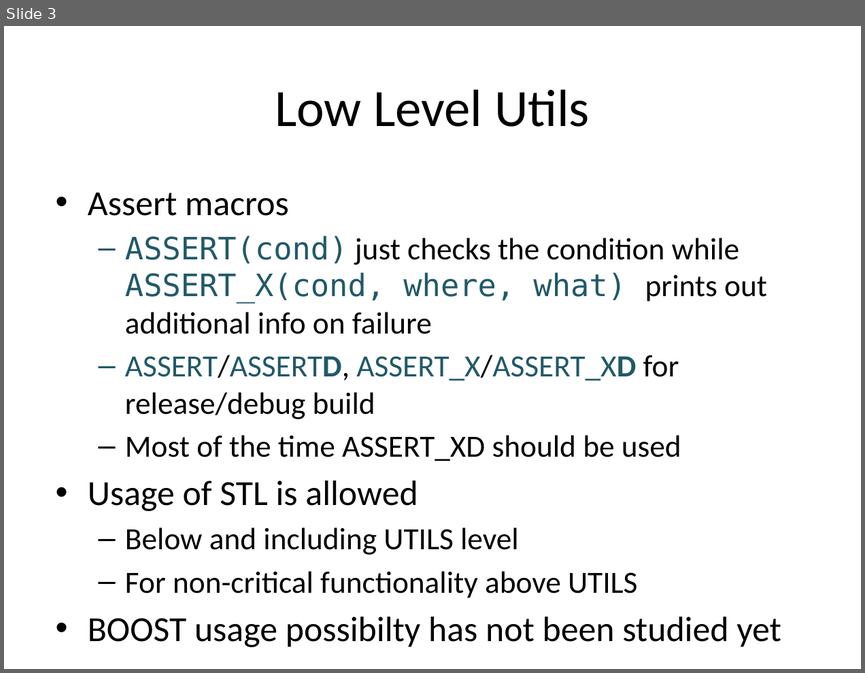
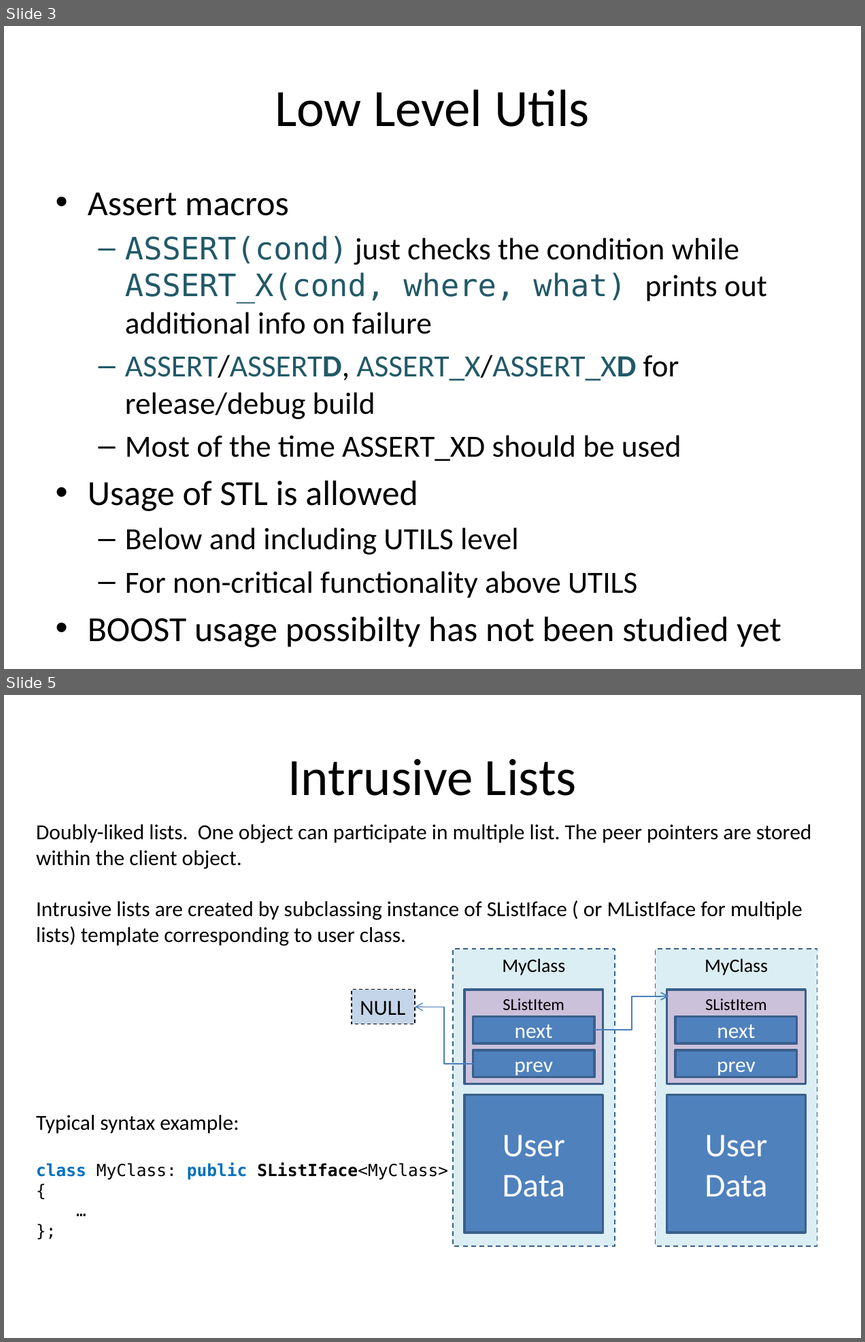
Before and after one commit to boris-shurygin/scl, a slide deck: docs/SCL overview.pptx. Shown one above the other, each under a label of ours: slide 3 before the commit, slides 3 and 5 after it; the slides between them are not shown. The pictures are 865x673 and 865x1342 pixels, drawn with LibreOffice and Linux fonts; fonts in the diff are those of the drawing. Boxes give left, top, right and bottom in pixels: in the first picture for what was removed or moved away, otherwise in the second. Text is boxed around its words. In the diff, an @@ line names an element or a change of style, - is before the commit and + after.

Commit message:
Slides on Utils and Lists

```diff
--- a/docs/SCL overview.pptx
+++ b/docs/SCL overview.pptx
@@ slide 5 added at <box>4,695,861,1338</box>, background #FFFFFF @@
@@ title added at <box>288,759,577,796</box>, 44 pt, text #000000 @@
+Intrusive Lists
@@ text added at <box>36,824,812,946</box>, 18 pt, text #000000 @@
+Doubly-liked lists. One object can participate in multiple list. The peer pointers are stored within the client object.
+Intrusive lists are created by subclassing instance of SListIface ( or MListIface for multiple lists) template corresponding to user class.
@@ group added at <box>352,949,817,1245</box>: 11 rectangles, 2 elbow arrows @@
+MyClass
+User Data
+SListItem
+next
+prev
+MyClass
+User Data
+SListItem
+next
+prev
+NULL
@@ text added at <box>36,1115,448,1179</box>, 14 pt, text #000000 @@
+Typical syntax example:
+class MyClass: public SListIface<MyClass>
+{
+…
+};
```
Also in this commit, not shown: 1 other slide added.
